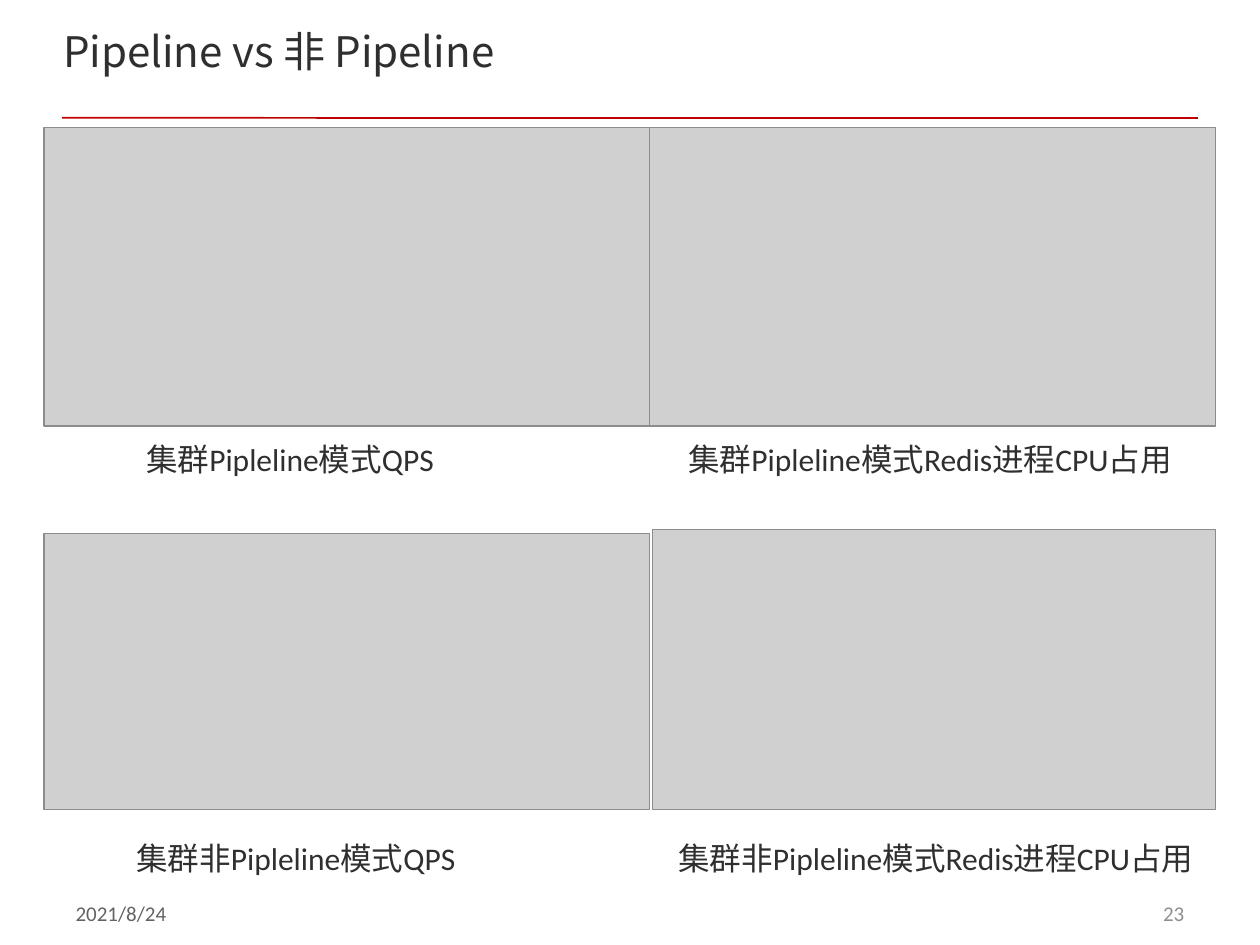
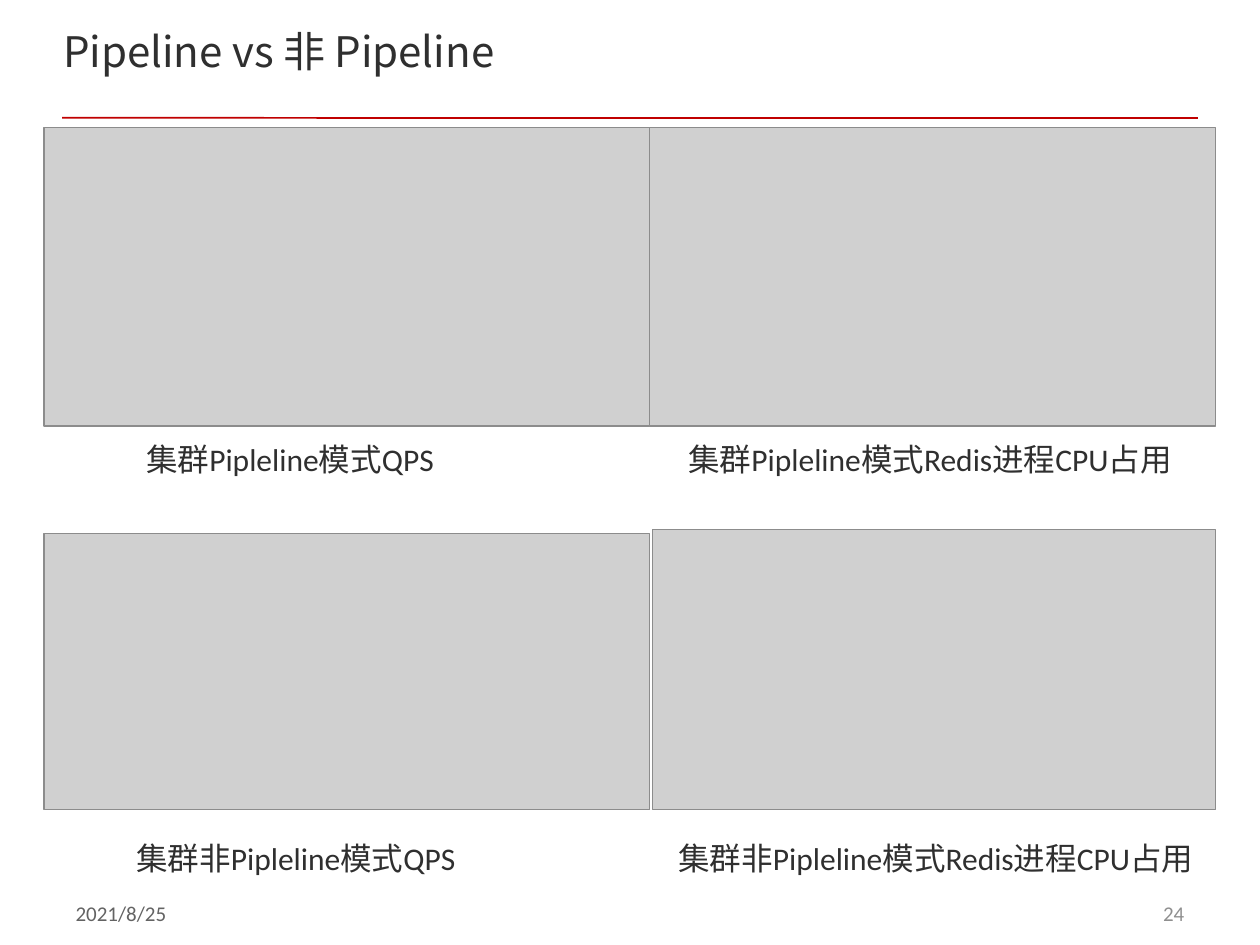
Before and after one commit to acl-dev/acl, a slide deck: slide 24 of doc/redis_cluster.pptx (slide 23 before the commit). Drawn at 1260x945 pixels with LibreOffice and Linux fonts; fonts in the diff are those of the drawing; grey boxes stand for pictures. Boxes give left, top, right and bottom in pixels: in the first picture for what was removed or moved away, otherwise in the second. Text is boxed around its words. In the diff, an @@ line names an element or a change of style, - is before the commit and + after.

```diff
--- a/doc/redis_cluster.pptx
+++ b/doc/redis_cluster.pptx
@@ text at (76,906,167,922): text changed @@
-2021/8/24
+2021/8/25
@@ page number at (1163,907,1184,921): text changed @@
-23
+24
```
Also in this commit, not shown: 30 other slides changed, 1 slide added.
